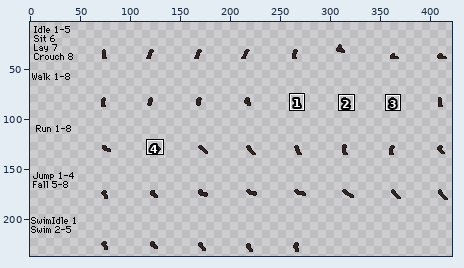
File history of a sprite sheet, humanoid/sbq/Razuel/Razuel/legs/forelegFront.png. The first picture is a wide view before the edit; the outline marks the close-up.
Close-up. Old version:
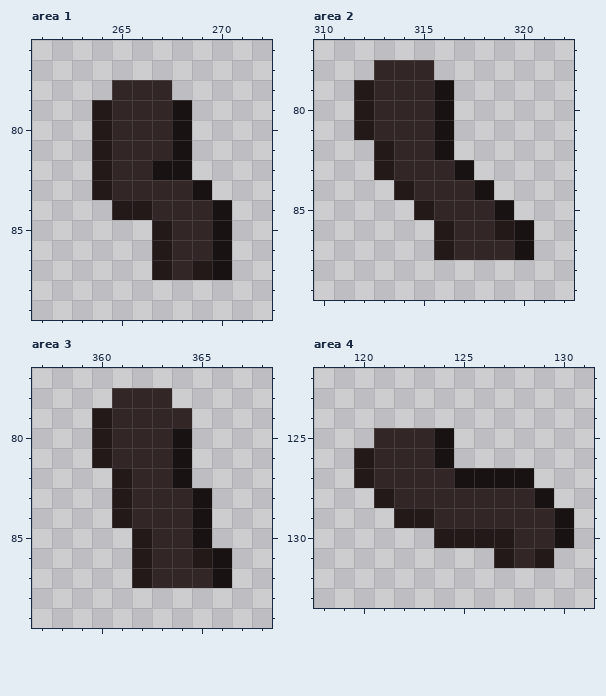
The file is 432x240 pixels. Shown: area 1: x 261..272, y 76..89; area 2: x 310..322, y 77..89; area 3: x 357..368, y 77..89; area 4: x 118..131, y 122..133. The wide view leaves out empty margins. The commit also changed other parts of the picture, which this record leaves out.
And afterwards:
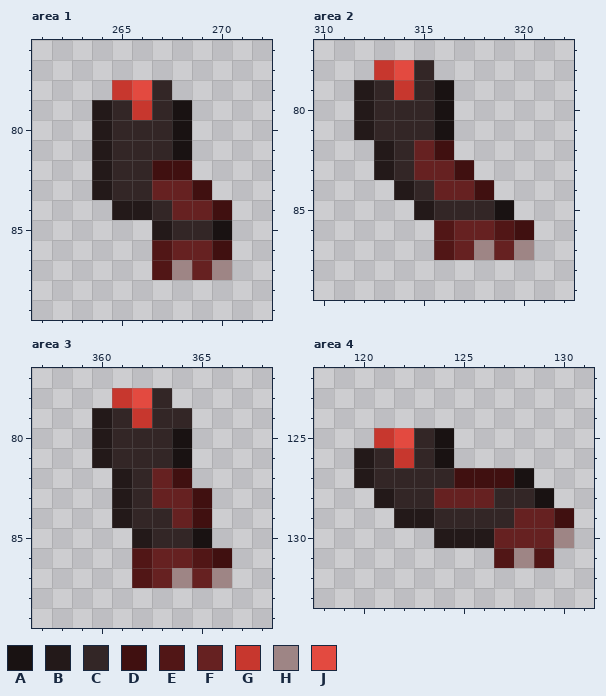
Palette (. is transparent): A #191212  B #231919  C #332626  D #401010  E #511616  F #662121  G #c7372e  H #9e8585  J #e34a40
Diff:
Area 1:
y 78: x 265..266 CC -> GJ
y 79: x 266 C -> G
y 82: x 267..268 AA -> DD
y 83: x 267..269 CCA -> FFD
y 84: x 268..270 CCA -> FFD
y 86: x 267..270 BCCA -> EFFD
y 87: x 267..270 BCBA -> EHFH
Area 2:
y 78: x 313..314 CC -> GJ
y 79: x 314 C -> G
y 82: x 315..316 CA -> FD
y 83: x 315..317 CCA -> FFD
y 84: x 316..318 CCA -> FFD
y 86: x 316..320 BCCBA -> EFFED
y 87: x 316..320 BCCCA -> EFHFH
Area 3:
y 78: x 361..362 CC -> GJ
y 79: x 362 C -> G
y 82: x 363..364 CA -> FD
y 83: x 363..365 CCA -> FFD
y 84: x 364..365 CA -> FD
y 86: x 362..366 BCCBA -> EFFED
y 87: x 362..366 BCCCA -> EFHFH
Area 4:
y 125: x 121..122 CC -> GJ
y 126: x 122 C -> G
y 127: x 125..127 AAA -> DDD
y 128: x 124..126 CCC -> FFF
y 129: x 128..130 CCA -> FFD
y 130: x 127..130 BCCA -> FFFH
y 131: x 127..129 BCB -> EHE
Where, in picture pixels (left, top, right, bottom), the same in both close-ups:
changed: (112, 80, 232, 280)
changed: (374, 60, 534, 260)
changed: (112, 388, 232, 588)
changed: (374, 428, 574, 568)
